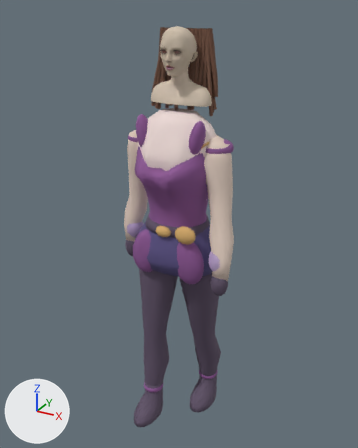
The glTF model godot/assets/katie_walk_5.glb, before and after one commit.
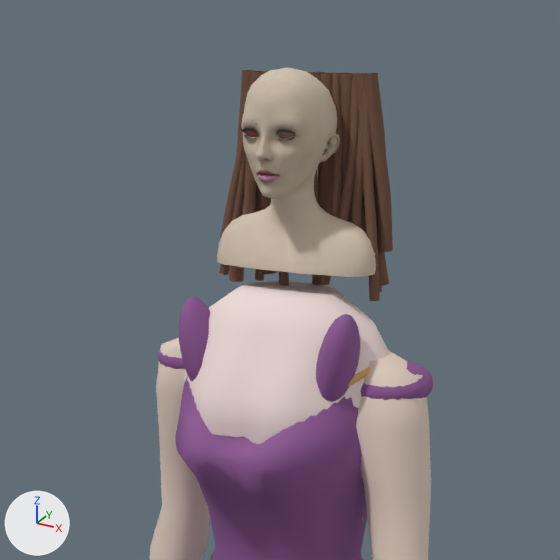
Each version is shown whole from a 50 mm lens placed at (1.13, -2.042, 2.261), pointed at (-0.01, 0.031, 1.224), then close up on the part from 19% to 79% of the width and 0% to 48% of the height. The lights are fixed; the arrows at lower left show +X, +Y and +Z. The first two pictures are the older version. Where no turn or scale is listed for an object, it has been applied to the vertices. Vertices at exactly the same position are counted once.

Names of what the first close-up shows: 'Continuous arm', 'Continuous arm.001', 'Fitted shoulder strap', 'Fitted shoulder strap.001', 'Imported Katie eyelashes', 'Imported Katie katie', 'Katie hair strand 00', 'Katie hair strand 05', 'Katie hair strand 08', 'Katie hair strand 44', 'Mantle clasp.001', 'Upper torso skin', 'Violet sweetheart bodice' and 22 more.
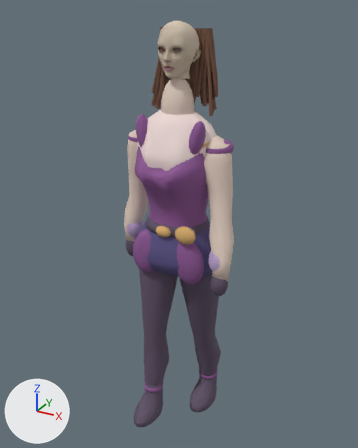
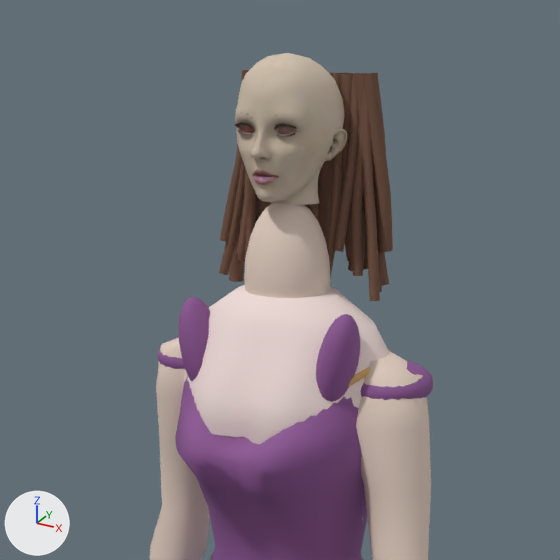
Edits to the bpy script that builds the scene:
```text
Change me_head_001:
    used by ob_imported_katie_katie; location = (0.0, -0.001, 2.025); scale = (0.43, 0.43, 0.43)
    remove me_head_001.from_pydata(...)  # 3016 vertices, 5880 faces; spans x -0.367..0.367, y -0.232..0.209, z -0.416..0.362
    add me_head_001.from_pydata(...)  # 2610 vertices, 5080 faces; spans x -0.2..0.2, y -0.232..0.209, z -0.134..0.362
    me_head_001 part 1: 446 vertices removed from x -0.367..0.367, y -0.057..0.202, z -0.416..-0.135; 40 vertices added at x -0.098..0.098, y -0.042..0.121, z -0.134
Add me_sphere_005:
    me_sphere_005.from_pydata(...)  # a UV sphere (20 segments, 12 rings, poles along z) spanning x -0.079..0.079, y -0.074..0.074, z -0.139..0.139
    me_sphere_005.materials.append(mat_mobile_katie_body_skin)  # pale pink #e5d0c2
Change ob_imported_katie_eyelashes:
    ob_imported_katie_eyelashes.location: (0.0, -0.068, 2.08) -> (0.0, -0.078, 2.089)
    ob_imported_katie_eyelashes.scale: (0.43, 0.43, 0.43) -> (0.49, 0.49, 0.49)
Change ob_imported_katie_katie:
    ob_imported_katie_katie.location: (0.0, -0.001, 2.025) -> (0.0, -0.001, 2.026)
    ob_imported_katie_katie.scale: (0.43, 0.43, 0.43) -> (0.49, 0.49, 0.49)
Add ob_neck:
    ob_neck = bpy.data.objects.new('Neck', me_sphere_005)
    ob_neck.location = (0.0, 0.0, 1.83)
```

What differs and where, as boxes [x1, y1, x2, y2] in the close-ups (560 x 560 px):
'Imported Katie katie', reshaped, moved, rescaled (29% narrower, 27% shorter)
    before: [217, 67, 376, 277]
    after: [235, 53, 347, 205]
'Neck', added (pale pink)
    after: [244, 203, 331, 298]
'Imported Katie eyelashes', moved, rescaled (15% wider, 7% taller)
    before: [241, 128, 295, 141]
    after: [235, 123, 297, 137]
part 1 of me_head_001, reshaped
    before: [217, 193, 376, 277]
    after: [271, 195, 320, 205]
